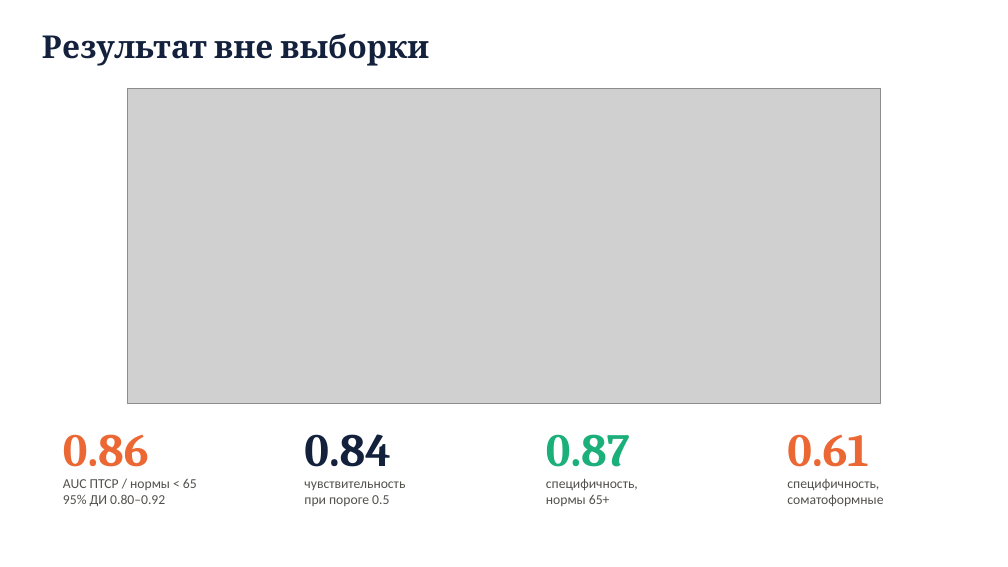
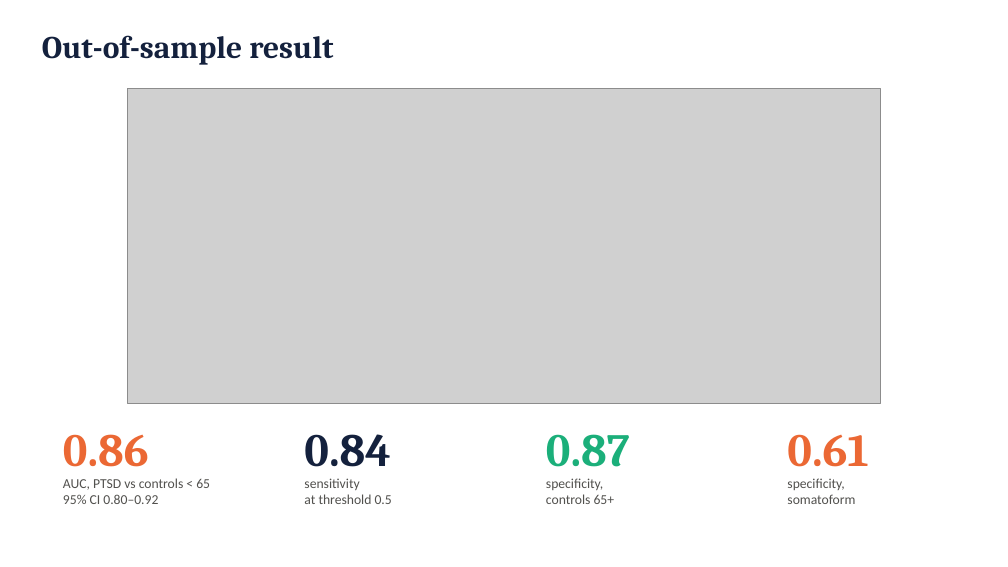
Before and after one commit to igor688-hub/neurodiagnosis-eeg, a slide deck: slide 3 of report/presentation.pptx. Drawn at 1008x567 pixels with LibreOffice and Linux fonts; fonts in the diff are those of the drawing; grey boxes stand for pictures. Boxes give left, top, right and bottom in pixels: in the first picture for what was removed or moved away, otherwise in the second. Text is boxed around its words. In the diff, an @@ line names an element or a change of style, - is before the commit and + after.

```diff
--- a/report/presentation.pptx
+++ b/report/presentation.pptx
@@ text at bbox=[42, 35, 333, 65]: text changed @@
-Результат вне выборки
+Out-of-sample result
@@ text at bbox=[63, 478, 210, 504]: text changed @@
-AUC ПТСР / нормы < 65
-95% ДИ 0.80–0.92
+AUC, PTSD vs controls < 65
+95% CI 0.80–0.92
@@ text at bbox=[304, 478, 392, 504]: text changed @@
-чувствительность
-при пороге 0.5
+sensitivity
+at threshold 0.5
@@ text at bbox=[546, 478, 615, 504]: text changed @@
-специфичность,
-нормы 65+
+specificity,
+controls 65+
@@ text at bbox=[787, 478, 855, 504]: text changed @@
-специфичность,
-соматоформные
+specificity,
+somatoform
```
Also in this commit, not shown: 4 other slides changed, 2 slides added, 2 slides removed, 1 other file.
